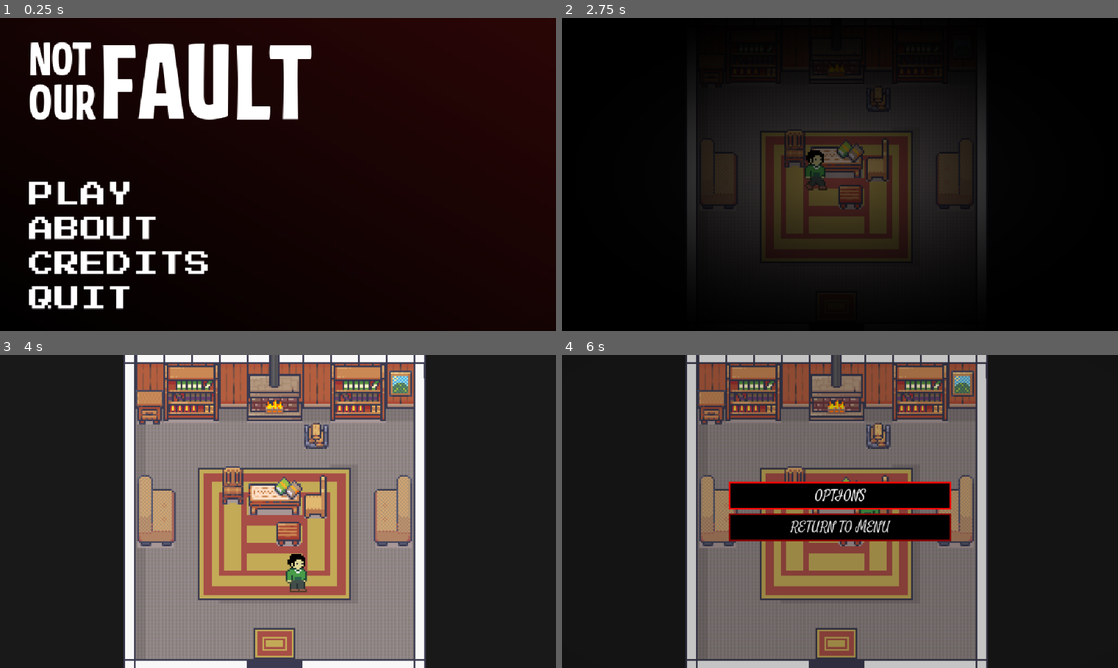
Above: before the commit, frames 1-4 (two rows, left to right).
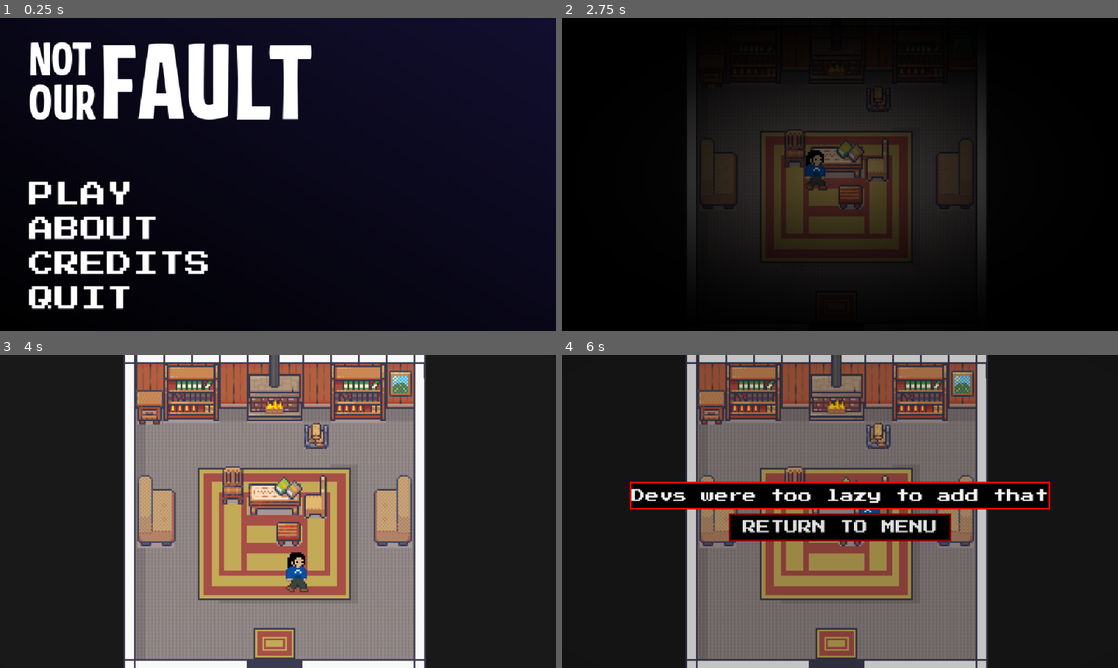
Above: after the commit, the same moments.

Repository: WhimFreak/ScreamJam2026
Game: Godot game, scene res://Menus/main_menu.tscn
Two runs of this game, one before a commit and one after it. Both use one fixed random seed, a clock stepped at 60 frames per second and the inputs below. The engine's default icon, where the game draws it, is replaced by a stand-in: a white triangle on a blue panel in a dark square. Sound files missing from this copy of the repository are replaced by a short silence.
Inputs (mouse positions are in pixels of both pictures, inside the frame that each line leads up to):
- Up to frame 1 (0.25 s): no input
- Up to frame 2 (2.75 s): click "PLAY" at 0.5 s; click "PLAY" at 1.25 s; tap Enter at 2 s; move the mouse to (962, 158) at 2.02 s; hold D (move_right) from 2.03 s (still down); hold E (interact) from 2.03 s (still down)
- Up to frame 3 (4 s): move the mouse to (166, 527) at 2.77 s; release D (move_right) at 2.78 s; release E (interact) at 2.78 s; hold S (move_down) 2.78-3.53 s; tap E (interact) at 2.85, 3.8 s; move the mouse to (333, 442) at 3.52 s; press the mouse at (333, 442) at 3.53 s; hold D (move_right) from 3.53 s (still down)
- Up to frame 4 (6 s): move the mouse to (812, 574) at 4.27 s; release D (move_right) at 4.28 s; release the mouse at (812, 574) at 4.28 s; hold W (move_up) 4.28-5.03 s; tap Space (space) at 4.35 s; tap E (interact) at 4.55 s; move the mouse to (1006, 558) at 5.02 s; hold A (move_left) 5.03-5.75 s; hold E (interact) 5.03-5.75 s; tap Escape (pause) at 5.65 s; click "OPTIONS" at 5.75 s

The runs differ from the first frame. In frame 1, 30% of the frame differs, in the area x 20-100%, y 0-80%; in frame 2, 0.1%; in frame 3, 0.3%; in frame 4, 3.8%.

Commit message:
normal

Diff:
--- a/game-jam-2026/DialogueSystem/DialogueTrees/cafe_convo1.tres
+++ b/game-jam-2026/DialogueSystem/DialogueTrees/cafe_convo1.tres
@@ -2,7 +2,6 @@
 
 [ext_resource type="Script" uid="uid://dsklo1nyldsmy" path="res://DialogueSystem/dialogue_items.gd" id="1_0pbus"]
 [ext_resource type="Script" uid="uid://cpa1tl0l7wdrq" path="res://DialogueSystem/dialogue_choices.gd" id="2_300mh"]
-[ext_resource type="AudioStream" uid="uid://cy1qrpm4ftrhn" path="res://testing_assets/talking_synth.ogg" id="3_l3lep"]
 [ext_resource type="Texture2D" uid="uid://dyemk75vu6h6a" path="res://testing_assets/nigum.png" id="5_718xj"]
 [ext_resource type="Script" uid="uid://dq5m317pm5mk6" path="res://DialogueSystem/DialogueTrees/dialogue_tree.gd" id="6_nb3rr"]
 
--- a/game-jam-2026/DialogueSystem/DialogueTrees/cafe_convo2.tres
+++ b/game-jam-2026/DialogueSystem/DialogueTrees/cafe_convo2.tres
@@ -2,7 +2,6 @@
 
 [ext_resource type="Script" uid="uid://dsklo1nyldsmy" path="res://DialogueSystem/dialogue_items.gd" id="1_om4f4"]
 [ext_resource type="Script" uid="uid://cpa1tl0l7wdrq" path="res://DialogueSystem/dialogue_choices.gd" id="2_6ibqm"]
-[ext_resource type="AudioStream" uid="uid://cy1qrpm4ftrhn" path="res://testing_assets/talking_synth.ogg" id="3_rlfq2"]
 [ext_resource type="Texture2D" uid="uid://dyemk75vu6h6a" path="res://testing_assets/nigum.png" id="4_pl2px"]
 [ext_resource type="Script" uid="uid://dq5m317pm5mk6" path="res://DialogueSystem/DialogueTrees/dialogue_tree.gd" id="5_b0k55"]
 
--- a/game-jam-2026/DialogueSystem/DialogueTrees/intro_therapy.tres
+++ b/game-jam-2026/DialogueSystem/DialogueTrees/intro_therapy.tres
@@ -3,7 +3,6 @@
 [ext_resource type="Script" uid="uid://dsklo1nyldsmy" path="res://DialogueSystem/dialogue_items.gd" id="1_npei6"]
 [ext_resource type="Script" uid="uid://cpa1tl0l7wdrq" path="res://DialogueSystem/dialogue_choices.gd" id="2_quxoa"]
 [ext_resource type="Script" uid="uid://dq5m317pm5mk6" path="res://DialogueSystem/DialogueTrees/dialogue_tree.gd" id="2_utxen"]
-[ext_resource type="AudioStream" uid="uid://cy1qrpm4ftrhn" path="res://testing_assets/talking_synth.ogg" id="3_oj845"]
 [ext_resource type="Texture2D" uid="uid://dyemk75vu6h6a" path="res://testing_assets/nigum.png" id="4_i1u5e"]
 [ext_resource type="Texture2D" uid="uid://b0x13fyugbge0" path="res://testing_assets/sanji.png" id="4_oj845"]
 
--- a/game-jam-2026/DialogueSystem/DialogueTrees/may_conversation_1.tres
+++ b/game-jam-2026/DialogueSystem/DialogueTrees/may_conversation_1.tres
@@ -3,7 +3,6 @@
 [ext_resource type="Script" uid="uid://dsklo1nyldsmy" path="res://DialogueSystem/dialogue_items.gd" id="1_htiv8"]
 [ext_resource type="Script" uid="uid://cpa1tl0l7wdrq" path="res://DialogueSystem/dialogue_choices.gd" id="2_22pjp"]
 [ext_resource type="Script" uid="uid://dq5m317pm5mk6" path="res://DialogueSystem/DialogueTrees/dialogue_tree.gd" id="2_o2keh"]
-[ext_resource type="AudioStream" uid="uid://cy1qrpm4ftrhn" path="res://testing_assets/talking_synth.ogg" id="3_kebsw"]
 [ext_resource type="Texture2D" uid="uid://cdvnp0fo8kxr4" path="res://testing_assets/zoro2.png" id="4_drmyx"]
 [ext_resource type="Texture2D" uid="uid://dyemk75vu6h6a" path="res://testing_assets/nigum.png" id="5_6tlgw"]
 
--- a/game-jam-2026/DialogueSystem/DialogueTrees/washroom1.tres
+++ b/game-jam-2026/DialogueSystem/DialogueTrees/washroom1.tres
@@ -2,7 +2,6 @@
 
 [ext_resource type="Script" uid="uid://dsklo1nyldsmy" path="res://DialogueSystem/dialogue_items.gd" id="1_55ump"]
 [ext_resource type="Script" uid="uid://cpa1tl0l7wdrq" path="res://DialogueSystem/dialogue_choices.gd" id="2_w6lk2"]
-[ext_resource type="AudioStream" uid="uid://cy1qrpm4ftrhn" path="res://testing_assets/talking_synth.ogg" id="3_5ceii"]
 [ext_resource type="Texture2D" uid="uid://dyemk75vu6h6a" path="res://testing_assets/nigum.png" id="4_i4f0b"]
 [ext_resource type="Script" uid="uid://dq5m317pm5mk6" path="res://DialogueSystem/DialogueTrees/dialogue_tree.gd" id="5_27ahm"]
 
--- a/game-jam-2026/DialogueSystem/DialogueTrees/washroom2.tres
+++ b/game-jam-2026/DialogueSystem/DialogueTrees/washroom2.tres
@@ -2,7 +2,6 @@
 
 [ext_resource type="Script" uid="uid://dsklo1nyldsmy" path="res://DialogueSystem/dialogue_items.gd" id="1_guyx0"]
 [ext_resource type="Script" uid="uid://cpa1tl0l7wdrq" path="res://DialogueSystem/dialogue_choices.gd" id="2_4lyxq"]
-[ext_resource type="AudioStream" uid="uid://cy1qrpm4ftrhn" path="res://testing_assets/talking_synth.ogg" id="3_j648x"]
 [ext_resource type="Texture2D" uid="uid://dyemk75vu6h6a" path="res://testing_assets/nigum.png" id="4_va3ua"]
 [ext_resource type="Texture2D" uid="uid://dlvutpafxuf6y" path="res://Assets/Placeholders/MirrorPlaceholderNormal.png" id="5_4lyxq"]
 [ext_resource type="Script" uid="uid://dq5m317pm5mk6" path="res://DialogueSystem/DialogueTrees/dialogue_tree.gd" id="5_ybuti"]
--- a/game-jam-2026/DialogueSystem/base_dialogue.gd
+++ b/game-jam-2026/DialogueSystem/base_dialogue.gd
@@ -1,4 +1,21 @@
 class_name BaseDialogue extends Resource
+
+
+const CALM_CUTE_GIRL__LONG_ = preload("uid://een5bkj7ap6")
+const DEMON_VOICE__LONG_ = preload("uid://bdw1i2a1fyd3e")
+const ENERGETIC_GIRL_VOICE__LONG_ = preload("uid://dq4onou3d1n0x")
+const FUNKY_MAN_VOICE_1__LONG_ = preload("uid://cafdmuy66bfns")
+const NORMAL_MAN_VOICE__LONG_ = preload("uid://bnmdpjo2onaij")
+const OLD_AGE_GRANNY__LONG_ = preload("uid://0tf1liw4fv8i")
+
+
+
+
+
+
+
+
+
 
 @export var character_name := ""
 @export var portrait := preload("res://testing_assets/nigum.png")
@@ -7,5 +24,5 @@
 
 
 @export_group("sounds")
-@export var dialogue_sound := preload("res://testing_assets/talking_synth.ogg")
+@export var dialogue_sound : AudioStream = null
 @export var sound_effect: AudioStream = null
--- a/game-jam-2026/DialogueSystem/canvas_layer.tscn
+++ b/game-jam-2026/DialogueSystem/canvas_layer.tscn
@@ -131,6 +131,7 @@
 
 [node name="DialogueVoicePlayer" type="AudioStreamPlayer" parent="DialogueUI" unique_id=2063617730]
 unique_name_in_owner = true
+pitch_scale = 1.1
 
 [node name="SoundEffectPlayer" type="AudioStreamPlayer" parent="DialogueUI" unique_id=1671635211]
 unique_name_in_owner = true
--- a/game-jam-2026/DialogueSystem/dialogue_ui.gd
+++ b/game-jam-2026/DialogueSystem/dialogue_ui.gd
@@ -8,8 +8,15 @@
 @onready var dialogue_voice_player: AudioStreamPlayer = %DialogueVoicePlayer
 @onready var sound_effect_player: AudioStreamPlayer = %SoundEffectPlayer
 @onready var character_name: Label = %CharacterName
-## Sibling node drawn behind the DialogueUI inside the same CanvasLayer.
 @onready var fullscreen_image: TextureRect = %FullscreenImage
+
+var abigail_voice = preload("uid://een5bkj7ap6")
+var demonic_voice = preload("uid://bdw1i2a1fyd3e")
+var may_voice = preload("uid://dq4onou3d1n0x")
+var mark_voice = preload("uid://cafdmuy66bfns")
+var rudy_voice = preload("uid://bnmdpjo2onaij")
+var rosila_voice = preload("uid://0tf1liw4fv8i")
+
 
 var _image_tween: Tween
 var _text_tween: Tween
@@ -62,7 +69,26 @@
 	_text_tween.set_speed_scale(current_item.base_speed)
 	var text_appearing_duration: float = current_item["text"].length() / 30.0
 	_text_tween.tween_property(dialogue_text, "visible_ratio", 1.0, text_appearing_duration)
-	dialogue_voice_player.stream = current_item.dialogue_sound
+	if current_item.character_name == "Rosila":
+		dialogue_voice_player.stream = rosila_voice
+	elif  current_item.character_name == "Mark":
+		dialogue_voice_player.stream = mark_voice
+	elif current_item.character_name == "Abigail":
+		dialogue_voice_player.stream = abigail_voice
+	elif current_item.character_name == "May":
+		dialogue_voice_player.stream = may_voice
+	elif current_item.character_name == "rudy":
+		dialogue_voice_player.stream = rudy_voice
+	elif current_item.character_name == "Ava":
+		dialogue_voice_player.stream = demonic_voice
+	else:
+		dialogue_voice_player.stream = rudy_voice
+
+
+
+
+
+
 	var sound_max_offset := maxf(dialogue_voice_player.stream.get_length() - text_appearing_duration, 0.0)
 	var sound_start_position := randf() * sound_max_offset
 	dialogue_voice_player.play(sound_start_position)
--- a/game-jam-2026/Global/events.gd
+++ b/game-jam-2026/Global/events.gd
@@ -17,3 +17,5 @@
 signal stop_blur
 
 signal mirror_jumpscare_start
+
+signal screen_fade(to_alpha: float, duration: float)
--- /dev/null
+++ b/game-jam-2026/Global/ui_sounds.gd
@@ -0,0 +1,24 @@
+extends Node
+## Plays a click sound whenever any button in the game is pressed.
+
+const CLICK_SOUND_PATH := "res://sounds/sfx/click.mp3"  # change this to your sound file
+
+
+var _player := AudioStreamPlayer.new()
+
+func _ready() -> void:
+	process_mode = Node.PROCESS_MODE_ALWAYS # also works while the game is paused
+	if ResourceLoader.exists(CLICK_SOUND_PATH):
+		_player.stream = load(CLICK_SOUND_PATH)
+	else:
+		push_warning("UISounds: click sound not found at " + CLICK_SOUND_PATH)
+	add_child(_player)
+	get_tree().node_added.connect(_on_node_added)
+
+func _on_node_added(node: Node) -> void:
+	if node is BaseButton and not node.pressed.is_connected(_play_click):
+		node.pressed.connect(_play_click)
+
+func _play_click() -> void:
+	if _player.stream:
+		_player.play()
--- a/game-jam-2026/Menus/main_level.gd
+++ b/game-jam-2026/Menus/main_level.gd
@@ -16,12 +16,14 @@
 ## Turn off while testing to skip the black-screen intro and start in the room.
 @export var play_intro: bool = true
 
+var _screen_fade_tween: Tween
+
 func _ready() -> void:
 	Events.fade_to_black.connect(on_fade_to_black)
 	Events.fade_to_color.connect(on_fade_to_color)
 	Events.fade_to_black_then_color.connect(on_fade_to_black_then_color)
 	Events.slow_fade_to_black.connect(on_slow_fade_to_black)
-
+	Events.screen_fade.connect(on_screen_fade)
 	if play_intro:
 		# Start on a black screen, run the intro text, then the intro_therapy dialogue
 		# starts at the end of the "intro" animation (it also fades the screen back in).
@@ -66,3 +68,10 @@
 
 	await get_tree().create_timer(1).timeout
 	Events.dialogue_start_request.emit(CAFE_CONVO_2)
+
+
+func on_screen_fade(to_alpha: float, duration: float):
+	if _screen_fade_tween and _screen_fade_tween.is_valid():
+		_screen_fade_tween.kill()
+	_screen_fade_tween = create_tween()
+	_screen_fade_tween.tween_property(black_overlay, "modulate:a", to_alpha, duration)
--- a/game-jam-2026/Menus/main_level.tscn
+++ b/game-jam-2026/Menus/main_level.tscn
@@ -16,7 +16,6 @@
 [ext_resource type="PackedScene" uid="uid://4fsmj4xgt06v" path="res://environment scenes/wash_room.tscn" id="10_6ottg"]
 [ext_resource type="Script" uid="uid://feh4y4xla7ks" path="res://Top Down/sink_interaction.gd" id="10_47i33"]
 [ext_resource type="PackedScene" uid="uid://bd1ygvo32gmjs" path="res://Top Down/interactable_component.tscn" id="10_p3igg"]
-[ext_resource type="FontFile" uid="uid://dnv45ss03g80c" path="res://Assets/Fonts/Satisfy-Regular.ttf" id="13_4q0ph"]
 [ext_resource type="Script" uid="uid://dq5m317pm5mk6" path="res://DialogueSystem/DialogueTrees/dialogue_tree.gd" id="13_6fyp4"]
 [ext_resource type="Shader" uid="uid://5amhk1alwy7" path="res://Resources/blur.gdshader" id="13_q1q84"]
 [ext_resource type="Texture2D" uid="uid://cxwhc427d7q28" path="res://Assets/Placeholders/MirrorPlaceholderAva.png" id="14_vykcn"]
@@ -743,7 +742,7 @@
 [node name="OptionsButton" type="Button" parent="PauseMenu/PausePanel/VBoxContainer" unique_id=36983998]
 custom_minimum_size = Vector2(256, 32)
 layout_mode = 2
-theme_override_fonts/font = ExtResource("13_4q0ph")
+theme_override_fonts/font = ExtResource("5_qtdy1")
 theme_override_font_sizes/font_size = 16
 theme_override_styles/normal = SubResource("StyleBoxFlat_lmjuh")
 theme_override_styles/pressed = SubResource("StyleBoxFlat_lmjuh")
@@ -755,7 +754,8 @@
 [node name="ReturnButton" type="Button" parent="PauseMenu/PausePanel/VBoxContainer" unique_id=541403879]
 custom_minimum_size = Vector2(256, 32)
 layout_mode = 2
-theme_override_fonts/font = ExtResource("13_4q0ph")
+size_flags_horizontal = 4
+theme_override_fonts/font = ExtResource("5_qtdy1")
 theme_override_font_sizes/font_size = 16
 theme_override_styles/normal = SubResource("StyleBoxFlat_lmjuh")
 theme_override_styles/pressed = SubResource("StyleBoxFlat_lmjuh")
--- a/game-jam-2026/Menus/main_menu.tscn
+++ b/game-jam-2026/Menus/main_menu.tscn
@@ -6,7 +6,7 @@
 [ext_resource type="FontFile" uid="uid://d1scseabuvm71" path="res://fonts/PressStart2P-Regular.ttf" id="4_11gta"]
 
 [sub_resource type="Gradient" id="Gradient_nhx3u"]
-colors = PackedColorArray(0.16754404, 0.023005553, 0.024505839, 1, 0, 0, 0, 1)
+colors = PackedColorArray(0.07060633, 0.057856448, 0.1857683, 1, 0, 0, 0, 1)
 
 [sub_resource type="GradientTexture2D" id="GradientTexture2D_xrivr"]
 gradient = SubResource("Gradient_nhx3u")
--- a/game-jam-2026/Menus/pause_menu.gd
+++ b/game-jam-2026/Menus/pause_menu.gd
@@ -1,12 +1,22 @@
 extends CanvasLayer
 
 @onready var pause_panel: Panel = $PausePanel
+@onready var options_button: Button = $PausePanel/VBoxContainer/OptionsButton
+
+func _ready() -> void:
+	options_button.pressed.connect(_on_options_button_pressed)
 
 func _input(event: InputEvent) -> void:
 	if event.is_action_pressed("pause"):
 		get_tree().paused = not get_tree().paused
 		pause_panel.visible = get_tree().paused
 
+func _on_options_button_pressed() -> void:
+	options_button.text = "Devs were too lazy to add that"
+	# The `true` makes the timer keep running while the game is paused
+	await get_tree().create_timer(2.0, true).timeout
+	options_button.text = "OPTIONS"
+
 func _on_return_button_pressed() -> void:
 	get_tree().paused = false
 	TransitionScene.change_scene("res://Menus/main_menu.tscn")
--- a/game-jam-2026/Resources/main_theme.tres
+++ b/game-jam-2026/Resources/main_theme.tres
@@ -1,6 +1,6 @@
 [gd_resource type="Theme" format=3 uid="uid://dtoy06e212sb0"]
 
-[ext_resource type="FontFile" uid="uid://dnv45ss03g80c" path="res://Assets/Fonts/Satisfy-Regular.ttf" id="1_rpoj5"]
+[ext_resource type="FontFile" uid="uid://d1scseabuvm71" path="res://fonts/PressStart2P-Regular.ttf" id="1_rpoj5"]
 
 [resource]
 Button/colors/font_color = Color(1, 1, 1, 1)
--- a/game-jam-2026/Top Down/may_npc.tscn
+++ b/game-jam-2026/Top Down/may_npc.tscn
@@ -1,10 +1,10 @@
 [gd_scene format=3 uid="uid://bjxhvbj6sxsyp"]
 
 [ext_resource type="Script" uid="uid://2a22v6lu8gqe" path="res://Top Down/may_npc.gd" id="1_o3xy0"]
-[ext_resource type="Texture2D" uid="uid://di7abupyvfja4" path="res://Assets/Placeholders/PlaceholderMay.png" id="1_t7rll"]
 [ext_resource type="Script" uid="uid://dq5m317pm5mk6" path="res://DialogueSystem/DialogueTrees/dialogue_tree.gd" id="2_o3xy0"]
 [ext_resource type="PackedScene" uid="uid://bd1ygvo32gmjs" path="res://Top Down/interactable_component.tscn" id="2_uuujm"]
 [ext_resource type="Resource" uid="uid://cnthtrwxhve2h" path="res://DialogueSystem/DialogueTrees/may_conversation_1.tres" id="3_o3xy0"]
+[ext_resource type="Texture2D" uid="uid://c6uh6oody4mtt" path="res://Assets/character sprites/may.png" id="4_o3xy0"]
 
 [sub_resource type="CircleShape2D" id="CircleShape2D_xrivr"]
 radius = 14.035668
@@ -16,7 +16,8 @@
 
 [node name="Sprite2D" type="Sprite2D" parent="." unique_id=815685991]
 position = Vector2(0, -11)
-texture = ExtResource("1_t7rll")
+texture = ExtResource("4_o3xy0")
+hframes = 2
 
 [node name="InteractableComponent" parent="." unique_id=287546589 node_paths=PackedStringArray("area_2d") instance=ExtResource("2_uuujm")]
 position = Vector2(0, -11)
--- a/game-jam-2026/Top Down/player.gd
+++ b/game-jam-2026/Top Down/player.gd
@@ -4,9 +4,11 @@
 @export var speed: float = 50
 @export var accel: float = 1500
 
-@onready var animated_sprite_2d: AnimatedSprite2D = $AnimatedSprite2D
+@onready var sprite_2d: Sprite2D = $Sprite2D
 @onready var interaction_label: RichTextLabel = $InteractionLabel
 @onready var interaction_range: Area2D = $InteractionRange
+@onready var walker : AudioStreamPlayer = %walker
+@onready var animation_player = %AnimationPlayer
 
 var interactables_in_range: Array[InteractableComponent]
 
@@ -17,7 +19,7 @@
 	Events.disable_player_action.connect(func(): can_act = false)
 	Events.enable_player_action.connect(func(): can_act = true)
 
-func _process(delta: float) -> void:
+func _physics_process(delta:float) -> void:
 	if not can_act:
 		interaction_label.hide()
 		return
@@ -27,20 +29,25 @@
 	velocity = velocity.move_toward(dir * speed, accel * delta)
 	move_and_slide()
 
-	if dir:
-		animated_sprite_2d.play("walk")
-		last_dir = dir
-	else:
-		animated_sprite_2d.play("default")
-
+	if velocity.x < 0:
+		sprite_2d.flip_h = true
+	elif velocity.x > 0:
+		sprite_2d.flip_h = false
 	# Face towards the last direction even when stopped
 	if last_dir.x != 0:
-		animated_sprite_2d.flip_h = last_dir.x < 0
+		sprite_2d.flip_h = last_dir.x < 0
 
+	if velocity.length() > 0.0:
+		animation_player.play("walk")
+		if not walker.playing:
+			walker.play()
+	else:
+		animation_player.stop()
+		sprite_2d.frame = 0
+		walker.stop()
 # Interaction
 func _input(event: InputEvent) -> void:
 	if not can_act:
-		animated_sprite_2d.play("default")
 		return
 
 	if event.is_action_pressed("interact") and not interactables_in_range.is_empty():
--- a/game-jam-2026/Top Down/player.tscn
+++ b/game-jam-2026/Top Down/player.tscn
@@ -1,38 +1,9 @@
 [gd_scene format=3 uid="uid://d4jdnqavtwhod"]
 
 [ext_resource type="Script" uid="uid://b1aobv0og76eb" path="res://Top Down/player.gd" id="1_mb655"]
-[ext_resource type="Texture2D" uid="uid://btw1txr308kqu" path="res://Assets/Placeholders/SmallPlaceholderPlayer1.png" id="2_7fve4"]
-[ext_resource type="Texture2D" uid="uid://bwa1ewrvl615f" path="res://Assets/Placeholders/SmallPlaceholderPlayer2.png" id="3_brhrl"]
-[ext_resource type="Texture2D" uid="uid://dpb8qdbk4y7rh" path="res://Assets/Placeholders/SmallPlaceholderPlayer3.png" id="4_y8dvw"]
+[ext_resource type="Texture2D" uid="uid://bcvwd4j6824he" path="res://Assets/character sprites/rudy.png" id="2_mb655"]
 [ext_resource type="FontFile" uid="uid://m5ud83a43cit" path="res://Assets/Fonts/CaacupeOne-Regular.ttf" id="5_7fve4"]
-
-[sub_resource type="SpriteFrames" id="SpriteFrames_xrivr"]
-animations = [{
-"frames": [{
-"duration": 1.0,
-"texture": ExtResource("2_7fve4")
-}],
-"loop": 1,
-"name": &"default",
-"speed": 5.0
-}, {
-"frames": [{
-"duration": 1.0,
-"texture": ExtResource("3_brhrl")
-}, {
-"duration": 1.0,
-"texture": ExtResource("2_7fve4")
-}, {
-"duration": 1.0,
-"texture": ExtResource("4_y8dvw")
-}, {
-"duration": 1.0,
-"texture": ExtResource("2_7fve4")
-}],
-"loop": 1,
-"name": &"walk",
-"speed": 4.0
-}]
+[ext_resource type="AudioStream" uid="uid://c5mlwpgvptqwi" path="res://sounds/sfx/Walk On.mp3" id="6_brhrl"]
 
 [sub_resource type="RectangleShape2D" id="RectangleShape2D_xrivr"]
 size = Vector2(12, 17)
@@ -40,14 +11,52 @@
 [sub_resource type="CircleShape2D" id="CircleShape2D_xrivr"]
 radius = 15.297058
 
+[sub_resource type="Animation" id="Animation_7fve4"]
+length = 0.001
+tracks/0/type = "value"
+tracks/0/imported = false
+tracks/0/enabled = true
+tracks/0/path = NodePath("Sprite2D:frame")
+tracks/0/interp = 1
+tracks/0/loop_wrap = true
+tracks/0/keys = {
+"times": PackedFloat32Array(0),
+"transitions": PackedFloat32Array(1),
+"update": 1,
+"values": [0]
+}
+
+[sub_resource type="Animation" id="Animation_brhrl"]
+resource_name = "walk"
+length = 1.2
+loop_mode = 1
+tracks/0/type = "value"
+tracks/0/imported = false
+tracks/0/enabled = true
+tracks/0/path = NodePath("Sprite2D:frame")
+tracks/0/interp = 1
+tracks/0/loop_wrap = true
+tracks/0/keys = {
+"times": PackedFloat32Array(0, 0.3, 0.6, 0.9),
+"transitions": PackedFloat32Array(1, 1, 1, 1),
+"update": 1,
+"values": [1, 0, 2, 0]
+}
+
+[sub_resource type="AnimationLibrary" id="AnimationLibrary_y8dvw"]
+_data = {
+&"RESET": SubResource("Animation_7fve4"),
+&"walk": SubResource("Animation_brhrl")
+}
+
 [node name="Player" type="CharacterBody2D" unique_id=688360018]
 collision_mask = 2
 script = ExtResource("1_mb655")
 
-[node name="AnimatedSprite2D" type="AnimatedSprite2D" parent="." unique_id=616338019]
+[node name="Sprite2D" type="Sprite2D" parent="." unique_id=1552346551]
 position = Vector2(0, -10)
-sprite_frames = SubResource("SpriteFrames_xrivr")
-animation = &"walk"
+texture = ExtResource("2_mb655")
+hframes = 4
 
 [node name="CollisionShape2D" type="CollisionShape2D" parent="." unique_id=837843684]
 position = Vector2(0, -6.5)
@@ -77,5 +86,13 @@
 horizontal_alignment = 1
 vertical_alignment = 1
 
+[node name="walker" type="AudioStreamPlayer" parent="." unique_id=1619107348]
+unique_name_in_owner = true
+stream = ExtResource("6_brhrl")
+
+[node name="AnimationPlayer" type="AnimationPlayer" parent="." unique_id=272973347]
+unique_name_in_owner = true
+libraries/ = SubResource("AnimationLibrary_y8dvw")
+
 [connection signal="area_entered" from="InteractionRange" to="." method="_on_interaction_range_area_entered"]
 [connection signal="area_exited" from="InteractionRange" to="." method="_on_interaction_range_area_exited"]
--- a/game-jam-2026/Top Down/teleporter.gd
+++ b/game-jam-2026/Top Down/teleporter.gd
@@ -6,6 +6,9 @@
 @export var static_camera: bool = false
 @export var camera_pos: Vector2 ## If camera is static, it's set to this position when teleported here
 @export var music: AudioStream ## Optional room music that starts when the player is teleported here
+@export_range(0.05, 3.0, 0.05, "suffix:s") var fade_duration: float = 0.4 ## Length of each fade (out and in) when using this door
+
+var _teleporting: bool = false
 
 @onready var interactable_component: InteractableComponent = $InteractableComponent
 @onready var main_camera: Camera2D = %MainCamera
@@ -13,7 +16,24 @@
 func _ready() -> void:
 	interactable_component.player_interacted.connect(on_interact)
 
+## Fade out, move the player, fade back in. Player input is locked meanwhile.
 func on_interact(player: Player):
+	if _teleporting:
+		return
+	_teleporting = true
+	Events.disable_player_action.emit()
+	Events.screen_fade.emit(1.0, fade_duration)
+	await get_tree().create_timer(fade_duration).timeout
+
+	teleport_player(player)
+
+	Events.screen_fade.emit(0.0, fade_duration)
+	await get_tree().create_timer(fade_duration).timeout
+	Events.enable_player_action.emit()
+	_teleporting = false
+
+## Instant teleport with no fade (used by on_interact and by special doors with their own fades).
+func teleport_player(player: Player):
 	player.global_position = teleporter_to.player_pos.global_position
 	if teleporter_to.music:
 		MusicPlayer.play(teleporter_to.music)
--- a/game-jam-2026/project.godot
+++ b/game-jam-2026/project.godot
@@ -20,6 +20,7 @@
 TransitionScene="*uid://duy44x8ais6b2"
 Events="*uid://dlic5j5p7g7h6"
 MusicPlayer="*res://Global/music_player.gd"
+UiSounds="*uid://ce3d361mfuntp"
 
 [display]
 
Binary file added: game-jam-2026/Assets/character sprites/abigail.png
Not shown, added: game-jam-2026/Assets/character sprites/abigail.png.import
Binary file added: game-jam-2026/Assets/character sprites/mark.png
Not shown, added: game-jam-2026/Assets/character sprites/mark.png.import
Binary file added: game-jam-2026/Assets/character sprites/may.png
Not shown, added: game-jam-2026/Assets/character sprites/may.png.import
Binary file added: game-jam-2026/Assets/character sprites/rosila.png
Not shown, added: game-jam-2026/Assets/character sprites/rosila.png.import
Binary file added: game-jam-2026/Assets/character sprites/rudy.png
Not shown, added: game-jam-2026/Assets/character sprites/rudy.png.import
Not shown, added: game-jam-2026/Global/ui_sounds.gd.uid
Not shown, added: game-jam-2026/sounds/character voices/Calm Cute Girl (Long).wav.import
(and 19 more such lines)
